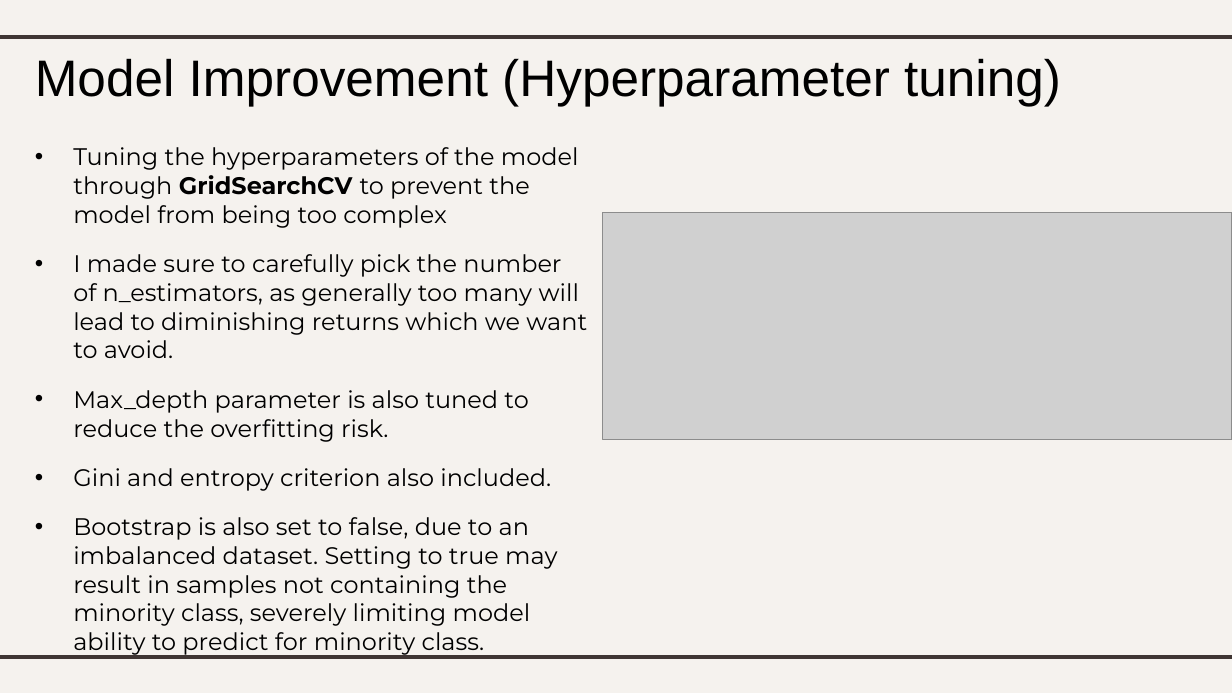
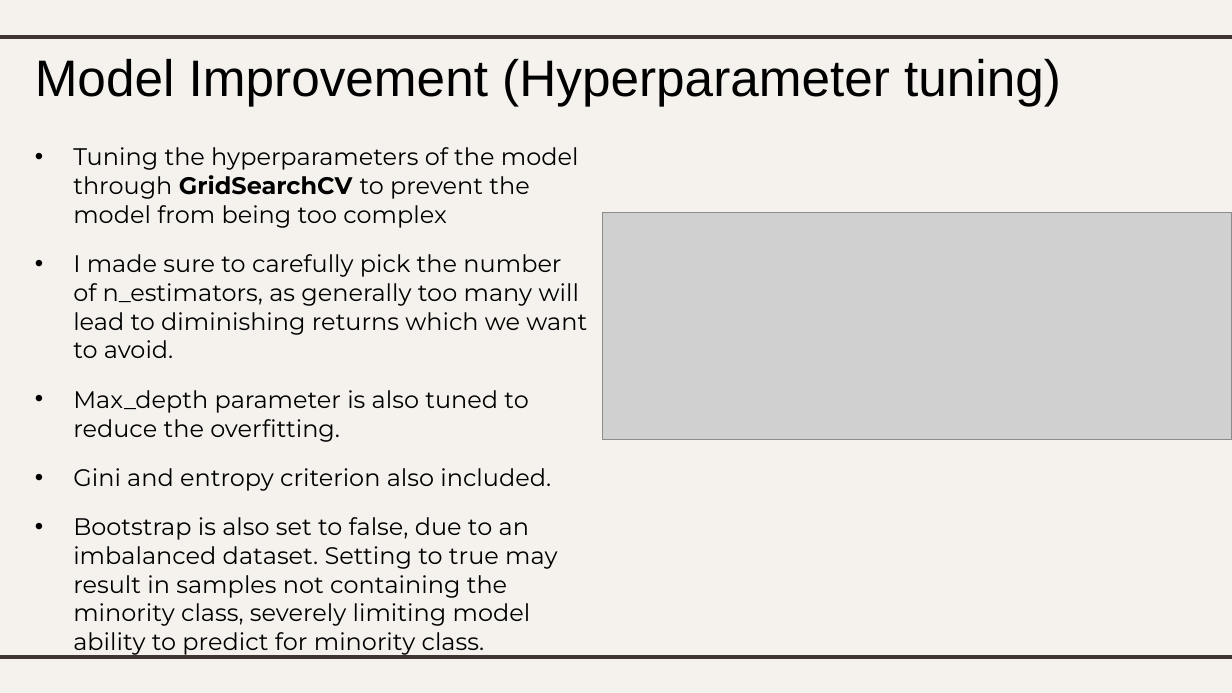
Before and after one commit to lhurr/Machine-Learning, a slide deck: slide 20 of DAAA2A02-2112589-LimHur-Classification.pptx (slide 19 before the commit). Drawn at 1232x693 pixels with LibreOffice and Linux fonts; fonts in the diff are those of the drawing; grey boxes stand for pictures. Boxes give left, top, right and bottom in pixels: in the first picture for what was removed or moved away, otherwise in the second. Text is boxed around its words. In the diff, an @@ line names an element or a change of style, - is before the commit and + after.

```diff
--- a/DAAA2A02-2112589-LimHur-Classification.pptx
+++ b/DAAA2A02-2112589-LimHur-Classification.pptx
@@ subtitle at <box>73,390,528,442</box>: text changed @@
-• Max_depth parameter is also tuned to reduce the overfitting risk.
+• Max_depth parameter is also tuned to reduce the overfitting.
```
Also in this commit, not shown: 12 other slides changed, 1 slide added, 1 other file.
